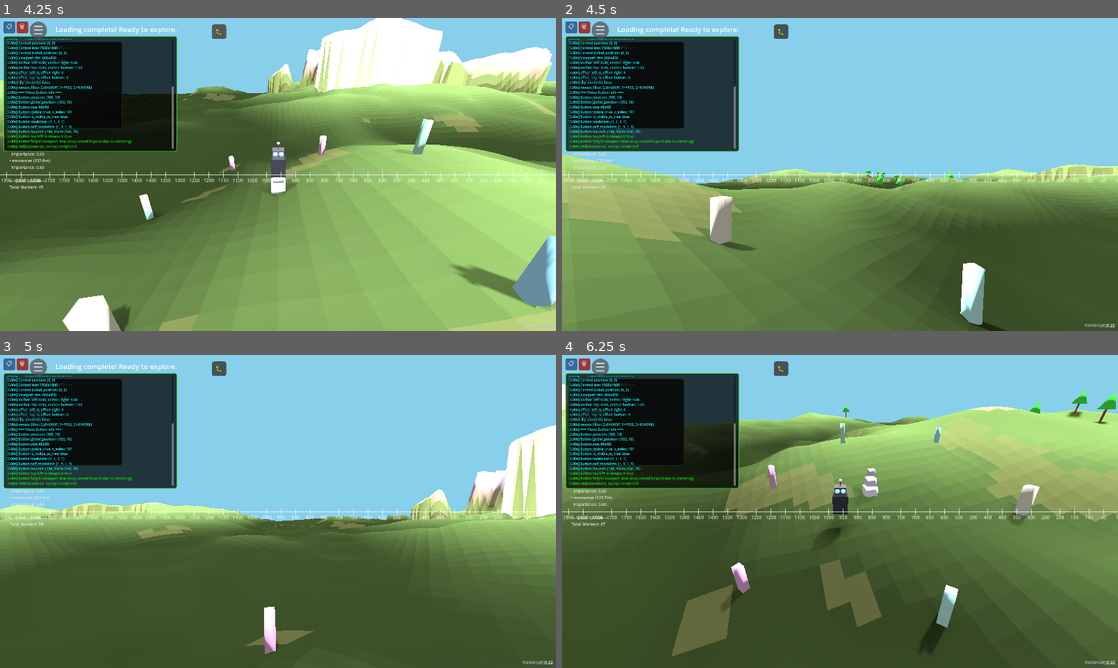
Above: before the commit, frames 1-4 (two rows, left to right).
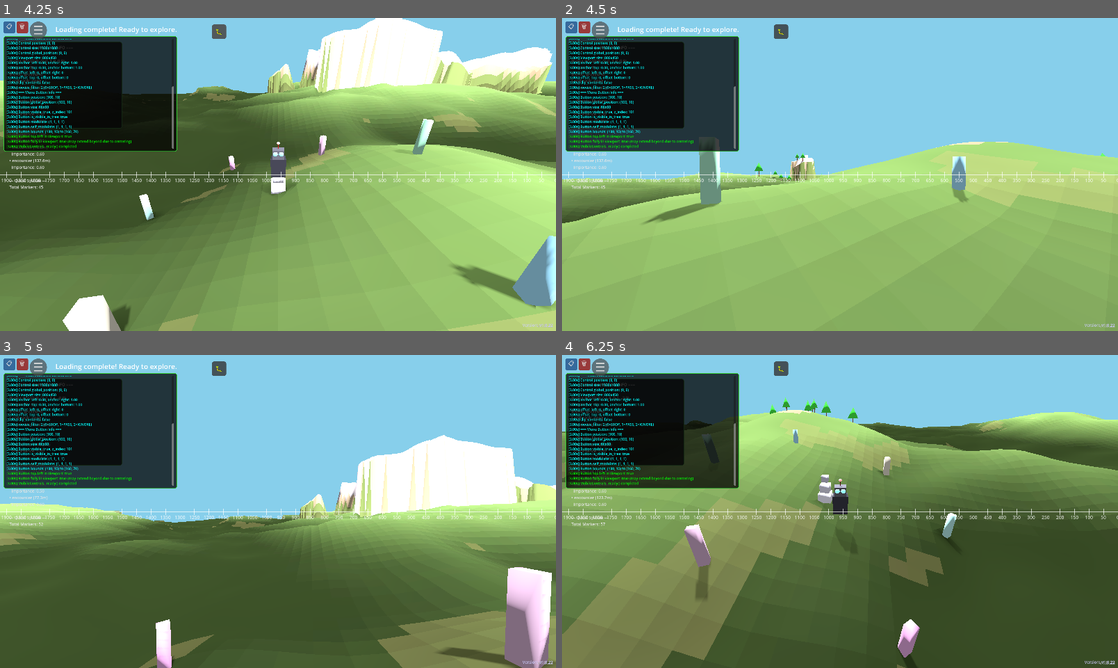
Above: after the commit, the same moments.

Repository: felix-dieterle/YouGame_godot4_public
Game: Godot game, scene res://scenes/main.tscn
Same seed, same stepped clock (60 frames per second), same inputs: the game is played once before the commit and once after it.
Inputs (mouse positions are in pixels of both pictures, inside the frame that each line leads up to):
- Up to frame 1 (4.25 s): click "📋" at 0.5 s; click "🗑" at 1.25 s; click "☰" at 2 s; click "▶ Resume Game" at 2.75 s; click "🐛" at 3.5 s
- Up to frame 2 (4.5 s): tap Enter at 4.25 s; move the mouse to (962, 158) at 4.27 s; hold Right (ui_right) from 4.28 s (still down); hold V (toggle_camera_view) from 4.28 s (still down); click (962, 158) at 4.42 s
- Up to frame 3 (5 s): keep holding Right (ui_right); keep holding V (toggle_camera_view)
- Up to frame 4 (6.25 s): release Right (ui_right) at 5 s; release V (toggle_camera_view) at 5 s; drag from (728, 527) to (812, 574) at 5.02 s; move the mouse to (895, 442) at 5.77 s; hold Right (ui_right) from 5.78 s (still down); hold V (toggle_camera_view) from 5.78 s (still down)

Frame 1 is identical in both runs. In frame 2, 53% of the frame differs, in the area x 0-100%, y 38-100%; in frame 3, 22%; in frame 4, 48%.

Commit message:
Fix inverted left/right joystick navigation by removing incorrect X-axis negation
Co-authored-by: felix-dieterle <1490062+felix-dieterle@users.noreply.github.com>

Diff:
--- a/scripts/player.gd
+++ b/scripts/player.gd
@@ -85,21 +85,21 @@
     # - Pushing left gives negative X
     # 3D coordinate system: In this game, forward movement is in +Z direction
     # - We negate input_dir.y to map "up" input to forward (+Z) movement
-    # - We negate input_dir.x because the third-person camera faces the player (not behind)
-    #   When camera looks at player's face, screen-right corresponds to player's left (-X)
+    # - We do NOT negate input_dir.x because the camera is behind the player (standard third-person)
+    #   When camera is at +Z looking at player, screen-right corresponds to player's right (+X)
     # In first-person mode, direction is relative to player's facing direction
     # In third-person mode, direction is world-relative (original behavior)
     var direction = Vector3.ZERO
     if input_dir.length() > 0.01:
         if is_first_person:
             # First-person: Transform input by player's rotation
-            # -input_dir.x → X axis (right/left, negated for correct direction), -input_dir.y → Z axis (forward/back, negated for correct direction)
-            var input_3d = Vector3(-input_dir.x, 0, -input_dir.y).normalized()
+            # input_dir.x → X axis (right/left), -input_dir.y → Z axis (forward/back, negated to convert UI coords to 3D)
+            var input_3d = Vector3(input_dir.x, 0, -input_dir.y).normalized()
             direction = input_3d.rotated(Vector3.UP, rotation.y)
         else:
             # Third-person: World-relative movement
-            # -input_dir.x → X axis (east/west, negated for correct direction), -input_dir.y → Z axis (north/south, negated for correct direction)
-            direction = Vector3(-input_dir.x, 0, -input_dir.y).normalized()
+            # input_dir.x → X axis (east/west), -input_dir.y → Z axis (north/south, negated to convert UI coords to 3D)
+            direction = Vector3(input_dir.x, 0, -input_dir.y).normalized()
 
     if direction:
         # Check slope along intended movement path
Not shown, added: JOYSTICK_LEFT_RIGHT_FIX.md
